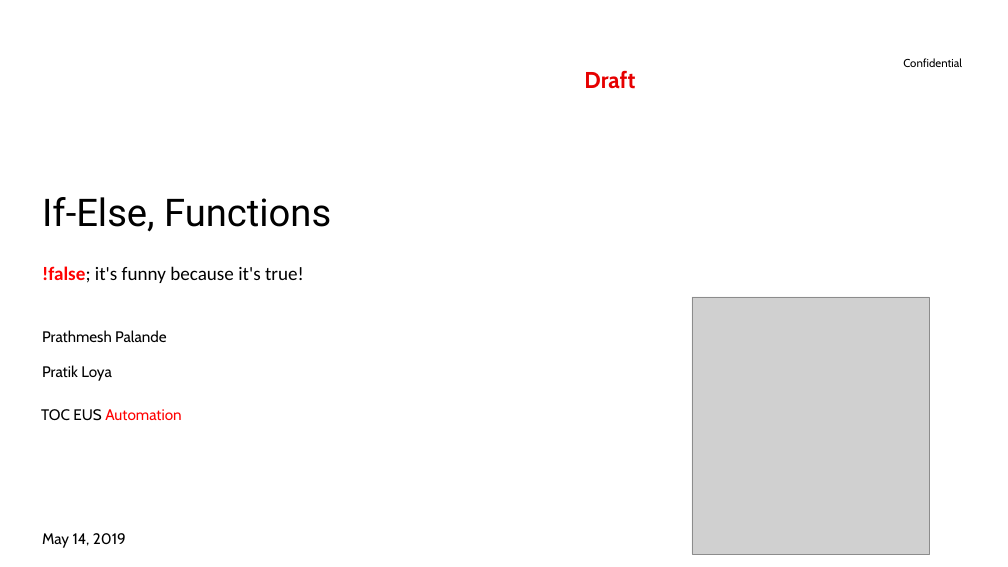
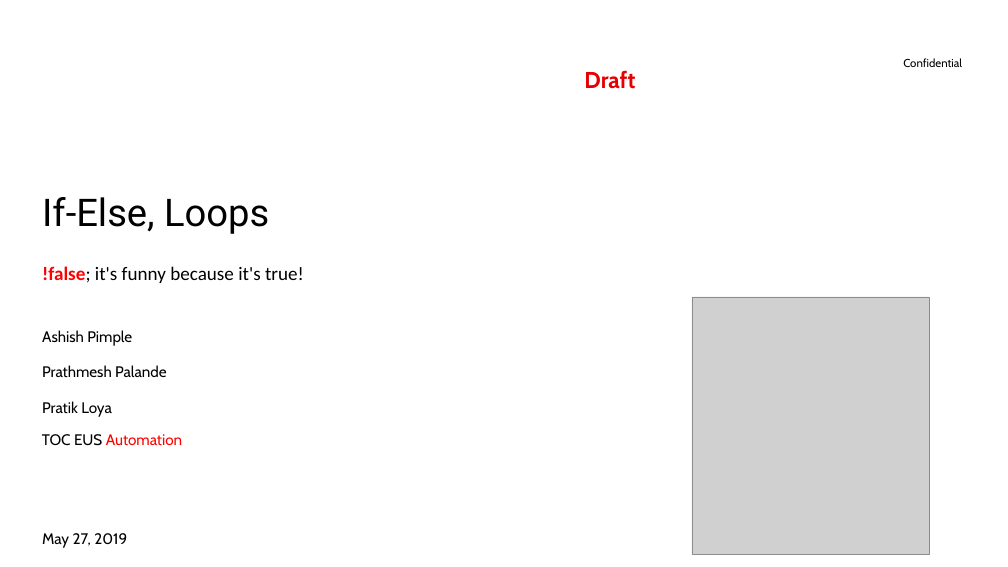
Before and after one commit to mazhewitt/python-training, a slide deck: slide 1 of Day 5/Day 5.pptx. Drawn at 1008x567 pixels with LibreOffice and Linux fonts; fonts in the diff are those of the drawing; grey boxes stand for pictures; background and template pictures are left out. Boxes give left, top, right and bottom in pixels: in the first picture for what was removed or moved away, otherwise in the second. Text is boxed around its words. In the diff, an @@ line names an element or a change of style, - is before the commit and + after.

```diff
--- a/Day 5/Day 5.pptx
+++ b/Day 5/Day 5.pptx
@@ title at bbox=[42, 197, 269, 234]: text changed @@
-If-Else, Functions
+If-Else, Loops
@@ subtitle at bbox=[42, 330, 132, 346]: paragraph added @@
+Ashish Pimple
@@ text "TOC EUS Automation": place and size @@
-text "TOC EUS Automation" at bbox=[41, 409, 181, 421]
+text "TOC EUS Automation" at bbox=[42, 434, 182, 446]
@@ text at bbox=[42, 533, 127, 548]: text changed @@
-May 14, 2019
+May 27, 2019
```
Also in this commit, not shown: 8 slides added, 4 slides removed.
